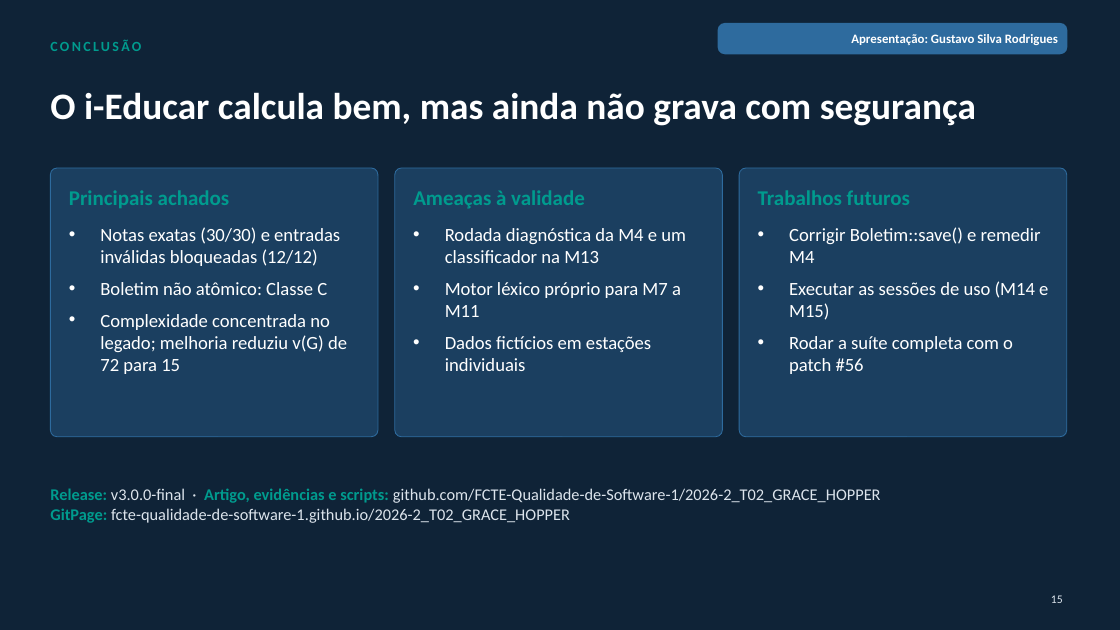
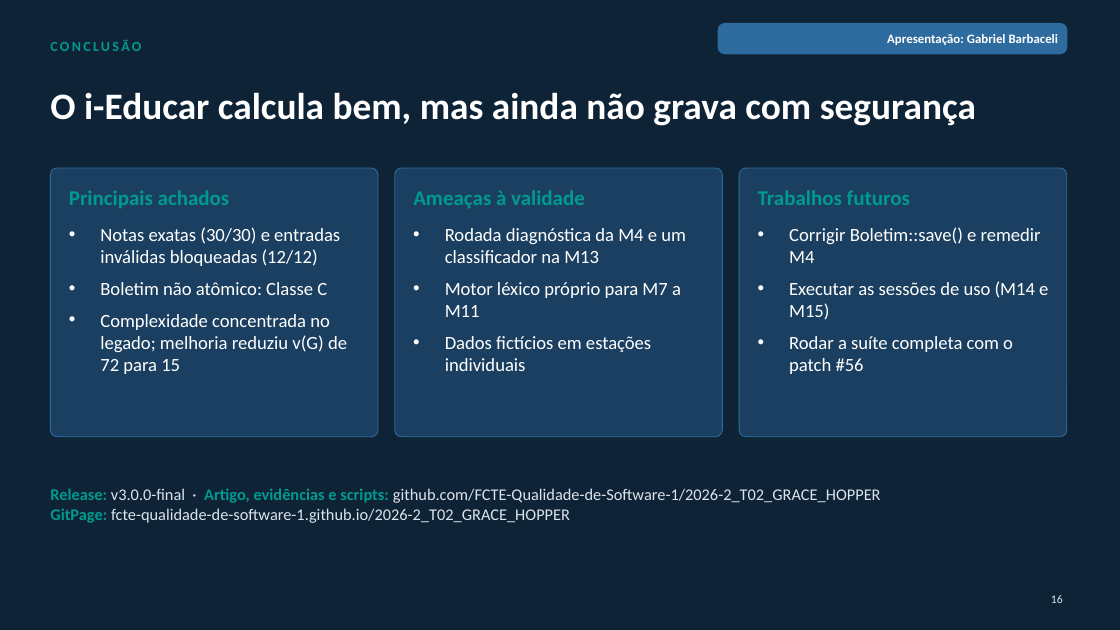
Before and after one commit to FCTE-Qualidade-de-Software-1/2026-2_T02_GRACE_HOPPER, a slide deck: slide 16 of docs/apresentacao_final.pptx (slide 15 before the commit). Drawn at 1120x630 pixels with LibreOffice and Linux fonts; fonts in the diff are those of the drawing. Boxes give left, top, right and bottom in pixels: in the first picture for what was removed or moved away, otherwise in the second. Text is boxed around its words. In the diff, an @@ line names an element or a change of style, - is before the commit and + after.

```diff
--- a/docs/apresentacao_final.pptx
+++ b/docs/apresentacao_final.pptx
@@ text at bbox=[887, 34, 1059, 45]: text changed @@
-Apresentação: Gustavo Silva Rodrigues
+Apresentação: Gabriel Barbaceli
@@ page number at bbox=[1051, 595, 1063, 603]: text changed @@
-15
+16
```
Also in this commit, not shown: 1 slide added, 1 other file.
